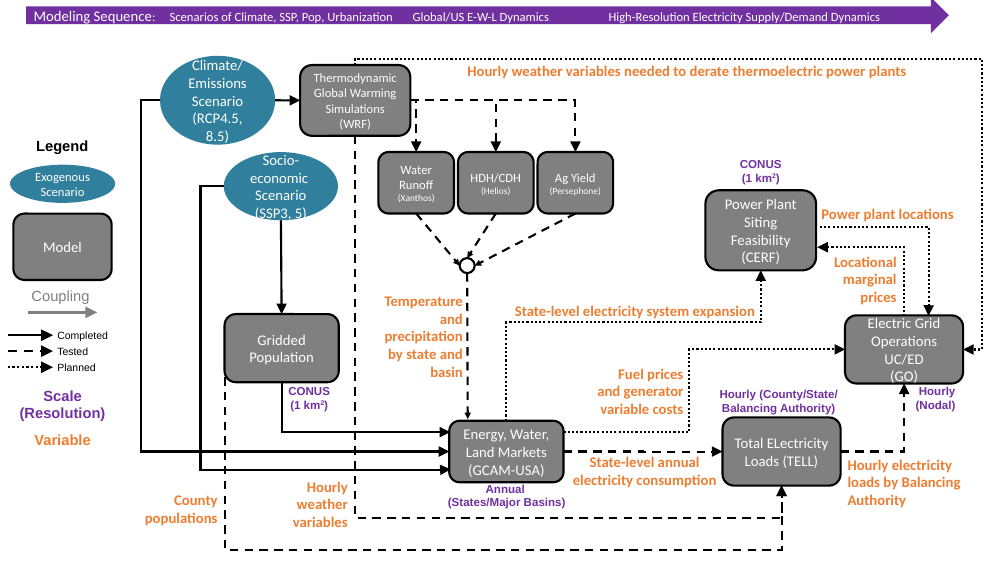
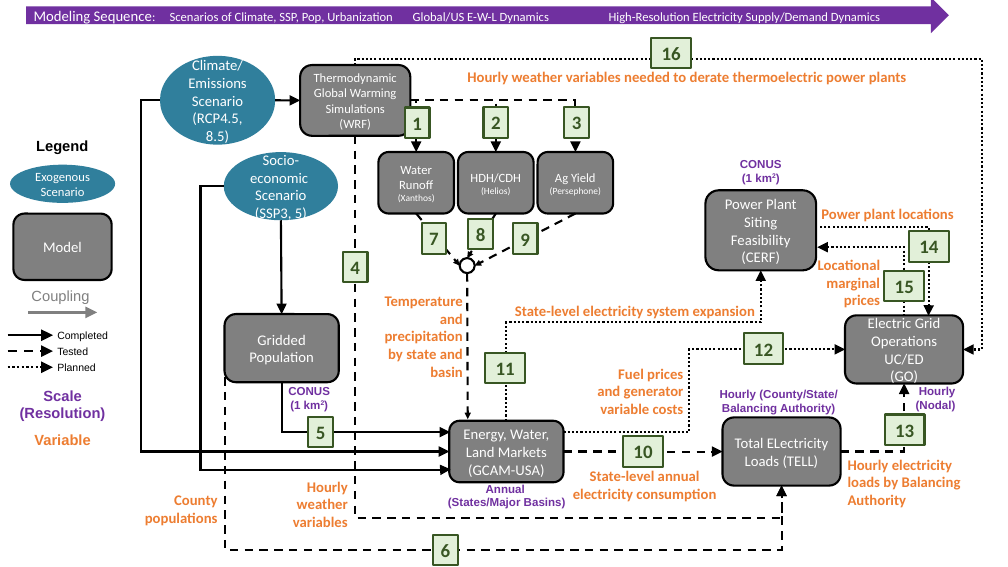
Before and after one commit to IMMM-SFA/exp_group_b, a slide deck: slide 1 of experiment_diagram/experiment-B-N6_interconnect.pptx. Drawn at 1008x567 pixels with LibreOffice and Linux fonts; fonts in the diff are those of the drawing. Boxes give left, top, right and bottom in pixels: in the first picture for what was removed or moved away, otherwise in the second. Text is boxed around its words. In the diff, an @@ line names an element or a change of style, - is before the commit and + after.

```diff
--- a/experiment_diagram/experiment-B-N6_interconnect.pptx
+++ b/experiment_diagram/experiment-B-N6_interconnect.pptx
@@ rectangle added at (651,38,691,68), fill #E2F0D9, outline #385723 2 pt, 18 pt, text #385723, bold @@
+16
@@ text "Hourly weather variables needed to ...": place and size @@
-text "Hourly weather variables needed to ..." at (467,65,907,79)
+text "Hourly weather variables needed to ..." at (467,71,907,85)
@@ rectangle added at (405,107,430,138), fill #E2F0D9, outline #385723 2 pt, 18 pt, text #385723, bold @@
+1
@@ rectangle added at (484,107,509,138), fill #E2F0D9, outline #385723 2 pt, 18 pt, text #385723, bold @@
+2
@@ rectangle added at (564,107,589,138), fill #E2F0D9, outline #385723 2 pt, 18 pt, text #385723, bold @@
+3
@@ rectangle added at (422,223,447,253), fill #E2F0D9, outline #385723 2 pt, 18 pt, text #385723, bold @@
+7
@@ rectangle added at (469,219,494,249), fill #E2F0D9, outline #385723 2 pt, 18 pt, text #385723, bold @@
+8
@@ rectangle added at (513,224,538,254), fill #E2F0D9, outline #385723 2 pt, 18 pt, text #385723, bold @@
+9
@@ rectangle added at (909,231,949,262), fill #E2F0D9, outline #385723 2 pt, 18 pt, text #385723, bold @@
+14
@@ rectangle added at (343,252,368,282), fill #E2F0D9, outline #385723 2 pt, 18 pt, text #385723, bold @@
+4
@@ text "Locational marginal prices": place and size @@
-text "Locational marginal prices" at (834,256,897,305)
+text "Locational marginal prices" at (818,259,880,308)
@@ rectangle added at (885,271,925,301), fill #E2F0D9, outline #385723 2 pt, 18 pt, text #385723, bold @@
+15
@@ rectangle added at (485,353,526,383), fill #E2F0D9, outline #385723 2 pt, 18 pt, text #385723, bold @@
+11
@@ rectangle added at (744,333,784,364), fill #E2F0D9, outline #385723 2 pt, 18 pt, text #385723, bold @@
+12
@@ rectangle added at (309,417,333,447), fill #E2F0D9, outline #385723 2 pt, 18 pt, text #385723, bold @@
+5
@@ rectangle added at (885,414,925,445), fill #E2F0D9, outline #385723 2 pt, 18 pt, text #385723, bold @@
+13
@@ rectangle added at (623,436,663,467), fill #E2F0D9, outline #385723 2 pt, 18 pt, text #385723, bold @@
+10
@@ text "State-level annual electricity consumption": place and size @@
-text "State-level annual electricity consumption" at (573,456,716,488)
+text "State-level annual electricity consumption" at (573,470,716,502)
@@ rectangle added at (433,535,458,565), fill #E2F0D9, outline #385723 2 pt, 18 pt, text #385723, bold @@
+6
```
Also in this commit, not shown: 4 other files.
